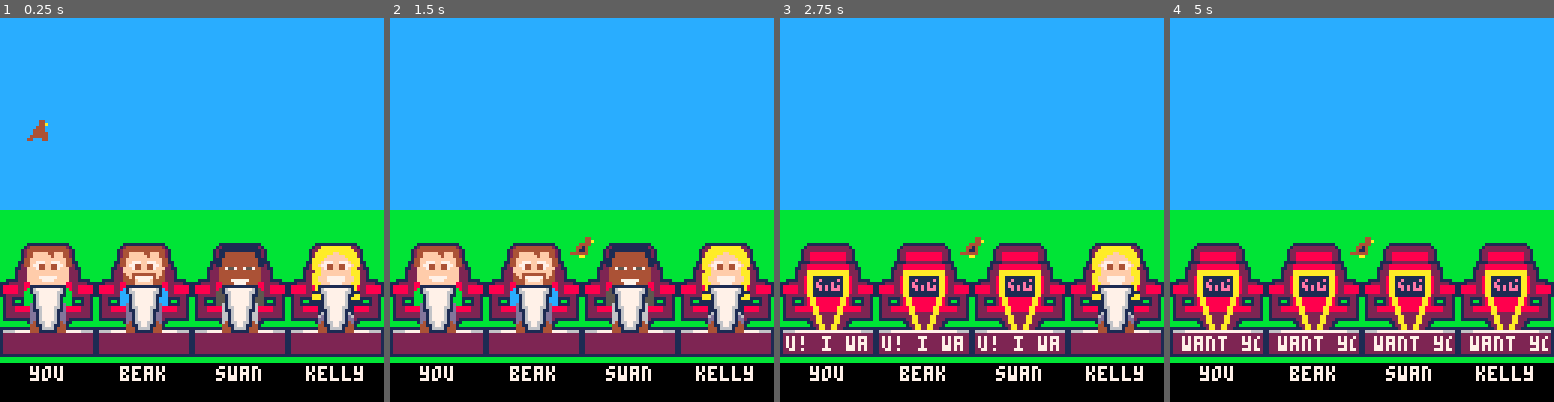
Above: before the commit, frames 1-4 (left to right).
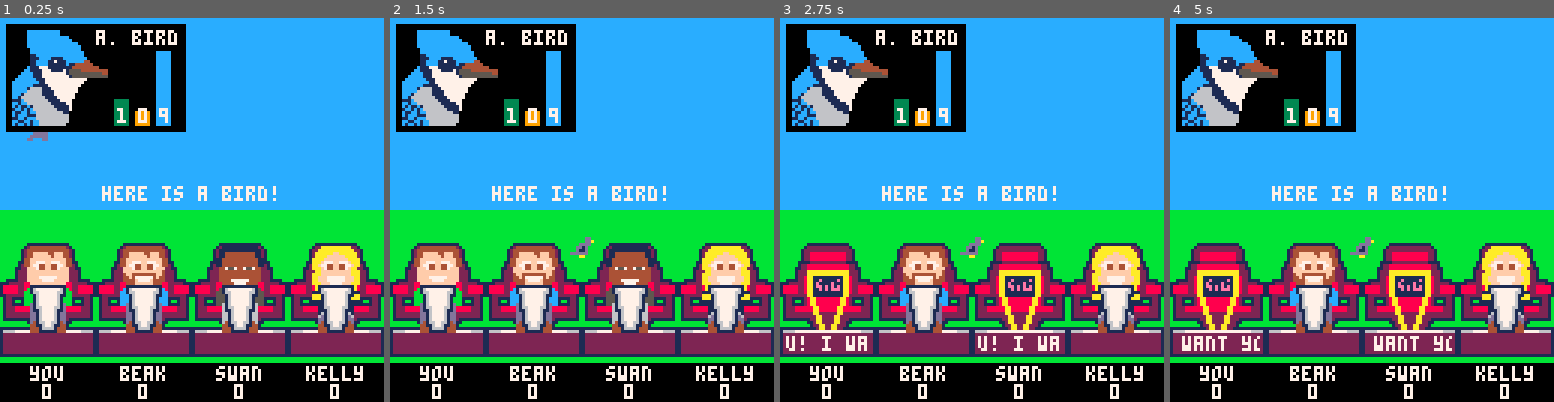
Above: after the commit, the same moments.

Repository: DeCarabas/pico_carts
Game: PICO-8 cartridge calls.p8
Two runs of this game, one before a commit and one after it. Both use one fixed random seed, a clock stepped at 60 frames per second and the inputs below.
Inputs:
- Up to frame 1 (0.25 s): no input
- Up to frame 2 (1.5 s): tap O (Z key) at 0.7 s
- Up to frame 3 (2.75 s): tap O (Z key) at 1.7, 2.1, 2.5 s
- Up to frame 4 (5 s): tap O (Z key) every 0.4 s from 2.9 to 4.9 s

The runs differ from the first frame. In frame 1, 12% of the frame differs, in the area x 1-89%, y 1-100%; in frame 2, 12%; in frame 3, 15%; in frame 4, 18%, in the area x 1-99%, y 1-100%.

Commit message:
[calls] Better scoring

Diff:
--- a/calls.p8
+++ b/calls.p8
@@ -68,26 +68,16 @@
 	 {x=x,y=y},vecmt)
 end
 
+function print_center(s,x,y)
+ print(s,x-(#s*2),y,7)
+end
+
 -------------------------------
 -- yada
 -------------------------------
 function _init()
  init_judges()
- round_coro=cocreate(round_demo)
-end
-
-function round_demo()
- while true do
-  round1()
---  local boid=bird:new()
---  boid:flyto(64,80)
---
---  boid:sing(0,0)
---  while (not btnp(🅾️)) yield()
---
---  boid:flyto(128,32)
---  boid:done()
- end
+ round_coro=cocreate(round1)
 end
 
 function _update()
@@ -108,7 +98,10 @@
  for j in all(judges) do
   j:draw()
  end
- -- boid.song:draw(boid.c)
+
+	if announce~=nil then
+	 print_center(announce,64,56)
+	end
 end
 
 
@@ -276,8 +269,6 @@
 -->8
 -- birds
 -------------------------------
-bird_colors={10,9,4,8}
-
 flock={}
 function flock:update()
  for b in all(flock) do
@@ -292,9 +283,23 @@
 end
 
 bird={pos=vec2(0,32),frame=3}
+kinds={
+ {portrait=76, c=8},
+ {portrait=192,c=13},
+ {portrait=196,c=8},
+ {portrait=200,c=14},
+ {portrait=204,c=13},
+}
+names={
+ "a. bird",
+}
+
 function bird:new()
+ local k=kinds[ceil(rnd(#kinds))]
  local b={
-  c=bird_colors[flr(rnd(#bird_colors))+1],
+  c=k.c,
+  portrait=k.portrait,
+  name=names[ceil(rnd(#names))],
   song=song:new(),
   state=state_incoming
  }
@@ -334,10 +339,44 @@
 end
 
 function bird:draw()
+ pal(4,self.c)
  spr(
   flr(self.frame),
   self.pos.x-4,
   self.pos.y-8)
+ pal()
+
+ if true then --self.card then
+  local x=2
+  rectfill(x,2,x+59,37,0)
+  spr(self.portrait,x+2,4,4,4)
+  print(self.name,x+30,4,7)
+
+		local score=self:score()
+	 rectfill(
+	  x+36,35,
+	  x+40,35-(24*score.variety),
+	  3)
+	 print(
+	  tostr(flr(score.variety*10)-1),
+	  x+37,30,7)
+
+	 rectfill(
+	  x+43,35,
+	  x+47,35-(24*score.length),
+	  9)
+	 print(
+	  tostr(flr(score.length*10)-1),
+	  x+44,30,7)
+
+	 rectfill(
+	  x+50,35,
+	  x+54,35-(24*score.pattern),
+	  12)
+	 print(
+	  tostr(flr(score.pattern*10)-1),
+	  x+51,30,7)
+ end
 end
 
 function bird:sing(
@@ -357,7 +396,7 @@
  while (not done) yield()
 end
 
-function bird:done()
+function bird:hide()
  del(flock,self)
 end
 
@@ -366,24 +405,34 @@
 -------------------------------
 function bird:score()
  if self.stats==nil then
-  -- variety: 1 point for each
-  --          distinct pitch
-  local variety=0
-  local pitches={}
+  -- variety: get the average
+  --   pitch and measure the
+  --   min difference between
+  --   the max or minimum pitch.
+  --   if all pitches are used
+  --   evenly, this will be 4.
+  --   if only one pitch is used
+  --   then it will be 0.
+  --   if it favors higher or
+  --   lower pitches then it
+  --   will be smaller.
+  local sum,count,minp,maxp=0,0,64,0
   for n in all(self.song) do
    for p in all(n) do
-    if pitches[p]==nil then
-     variety+=1
-     pitches[p]=true
-    end
+    local adp=p-56
+    sum+=adp
+    minp=min(adp,minp)
+    maxp=max(adp,maxp)
    end
+   count+=#n
   end
-  variety/=8 -- 8 max
+  local avg=sum/count
+  local variety=min(maxp-avg,avg-minp)/4
 
   -- length: 1 point for each
   --         note
   local length=#self.song
-  length/=5 -- 5 max
+  length/=7 -- 7 max?
 
   -- pattern: how many of the
   --          notes did we use?
@@ -395,21 +444,12 @@
     notes[n]=true
    end
   end
-  pattern/=5
-
-  -- pattern is opposed to
-  -- length; unclear how to
-  -- make it work.
+  pattern/=#self.song
 
   self.stats={
    variety=variety,
    length=length,
    pattern=pattern,
-   overall=(
-    variety+
-    length+
-    pattern
-   )/3,
   }
  end
  return self.stats
@@ -423,6 +463,7 @@
  turn=false,
 }
 function judge:new(ob)
+ ob.team={}
  if ob.name~=nil then
   for i=1,#ob.name do
    if sub(ob.name,i,i)==" " then
@@ -466,16 +507,12 @@
   rectfill(x+1,y+32,x+30,y+36,2)
  end
 
- print(
-  self.first_name,
-  x+16-(#self.first_name*2),
-  y+41,7)
+ print_center(
+  self.first_name,x+16,y+41)
 
  if self.status~=nil then
-  print(
-  self.status,
-  x+16-(#self.status*2),
-  y+47,7)
+  print_center(
+   self.status,x+16,y+47)
  end
 end
 
@@ -491,7 +528,7 @@
 end
 
 function judge:likes(b)
- return flr(rnd(100))==0
+ return flr(rnd(1000))==0
 end
 
 function init_judges()
@@ -500,6 +537,9 @@
    i=0,
    name="you",
    body=134,
+   likes=function(b)
+    return btnp(🅾️)
+   end,
   },
   judge:new{
    i=1,
@@ -528,35 +568,65 @@
 
 function round1()
  for j in all(judges) do
+  j.status="0"
+	end
+
+	while (true) do_contestant()
+end
+
+function do_contestant()
+ for j in all(judges) do
   j.turn=false
  end
 
  local b=bird:new()
+ announce="here is a bird!" -- bird name
+
  b:flyto(64,80)
-
  bird_perform(b)
 
+ -- todo:handle ties
+ local candidates={}
+ for j in all(judges) do
+  if (j.turn) add(candidates,j)
+ end
+
+ -- todo: max team!
+
+ if #candidates==1 then
+  join_team(b,candidates[1])
+ elseif #candidates>0 then
+  -- todo: spend points!
+  join_team(b,candidates[1])
+ else
+  announce="nobody liked it"
+ end
+
  b:flyto(128,32)
- b:done()
+ b:hide()
+end
+
+function join_team(b,j)
+ -- have bird b join judge j's
+ -- team.
+ add(j.team, b)
+ j.status=tostr(#j.team)
+ announce="bird joins team "..j.first_name.."!"
 end
 
 function bird_perform(b)
+ -- have bird b perform their
+ -- song on stage. sing it over
+ -- and over and over again for
+ -- n seconds; this is how long
+ -- you have to vote.
+ --
  local start=time()
- while time()-start<10 do
+ while time()-start<5 do
   b:sing(0,0)
   while b.song:playing() do
-   if btnp(🅾️) then
-    -- you turn
-    judges[1].turn=true
-   end
-
-   for j=2,#judges do
-    -- check if the judge likes
-    -- this bird and wants to
-    -- turn
-    if judges[j]:likes(b) then
-     judges[j].turn=true
-    end
+   for j in all(judges) do
+    if (j:likes(b)) j.turn=true
    end
 
    yield() -- back to nothing
Not shown, changed: 100 lines of the sprite sheet (__gfx__) section of calls.p8
